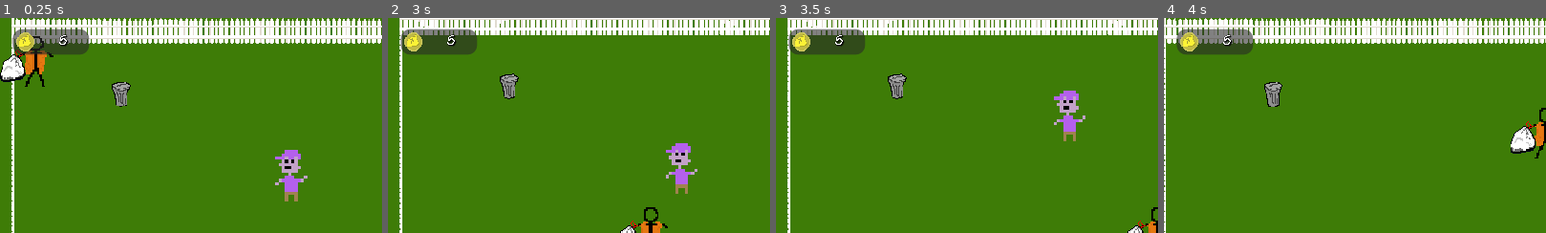
Above: before the commit, frames 1-4 (left to right).
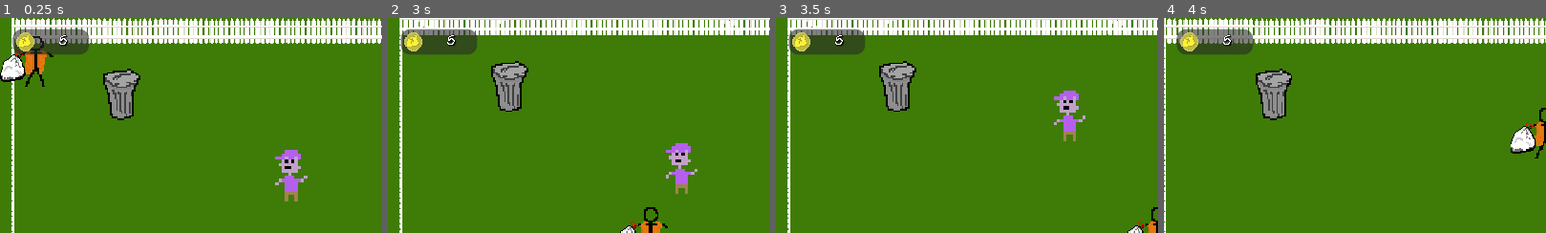
Above: after the commit, the same moments.

Repository: RagingTurtle/TrashMan
Game: Godot game, scene res://Areas/grassy_area.tscn
Two runs of this game, one before a commit and one after it. Both use one fixed random seed, a clock stepped at 60 frames per second and the inputs below. This scene is started directly instead of the project's main scene.
Inputs (mouse positions are % of the whole screen's width and height, from its top left):
- Up to frame 1 (0.25 s): no input
- Up to frame 2 (3 s): click (4, 94) at 0.5 s; move the mouse to (72, 45) at 1.27 s; hold D (move_right) 1.28-2.03 s; move the mouse to (30, 55) at 2.02 s; hold S (move_down) 2.03-2.78 s; move the mouse to (60, 28) at 2.77 s; hold D (move_right) from 2.78 s (still down)
- Up to frame 3 (3.5 s): keep holding D (move_right)
- Up to frame 4 (4 s): move the mouse to (45, 70) at 3.52 s; release D (move_right) at 3.53 s; hold W (move_up) from 3.53 s (still down)
The pictures show only the part of the screen within x 0-50%, y 0-50%; the shares and areas given below are measured in that part.

The runs differ from the first frame. In frame 1, 1.5% of the frame differs, in the area x 27-37%, y 23-48%; in frame 2, 1.5%; in frame 3, 1.5%; in frame 4, 1.5%.
Error after the commit: Parse Error: Local variable "trash_piece" cannot be used as a type. (res://scripts/managers/trash_manager.gd:41)

Commit message:
trashcan

Diff:
--- a/Items/coin.tscn
+++ b/scenes/items/coin.tscn
@@ -1,7 +1,7 @@
 [gd_scene load_steps=3 format=3 uid="uid://dd0tvlitnrm2k"]
 
 [ext_resource type="Texture2D" uid="uid://ibhpwc18v4yo" path="res://Sprites/trashCoin-sheet.png" id="1_2jq0o"]
-[ext_resource type="Script" path="res://Items/coin.gd" id="2_ke37c"]
+[ext_resource type="Script" path="res://scripts/items/coin.gd" id="2_ke37c"]
 
 [node name="Coin" type="Sprite2D"]
 texture = ExtResource("1_2jq0o")
--- a/scenes/items/trashcan.tscn
+++ b/scenes/items/trashcan.tscn
@@ -4,6 +4,7 @@
 [ext_resource type="Texture2D" uid="uid://cg6v6efjxjpty" path="res://Sprites/trashcan.png" id="1_fdhsv"]
 
 [node name="Trashcan" type="Area2D"]
+scale = Vector2(2, 2)
 collision_layer = 16
 script = ExtResource("1_8s34e")
 
--- a/scripts/game.gd
+++ b/scripts/game.gd
@@ -6,13 +6,18 @@
 @onready var fence_tile_map: TileMap = $TileMaps/FenceTileMap
 @onready var trash_manager: Node2D = $"Trash Manager"
 
+var trashcan_scene: PackedScene = preload("res://scenes/items/trashcan.tscn")
 var enemy_scene: PackedScene = preload("res://scenes/characters/enemy.tscn")
 var player_scene: PackedScene = preload("res://scenes/Characters/player.tscn")
 var bag_scene: PackedScene = preload("res://scenes/items/bag.tscn")
+var coin_scene: PackedScene = preload("res://scenes/items/coin.tscn")
+
 var player: Player = null
 var player_spawn_position: Vector2
 var enemy: Enemy = null
 var enemy_spawn_position: Vector2
+var trashcan: Trashcan = null
+var trashcan_spawn_position: Vector2
 
 func  _ready() -> void:
 	hud.visible = false
@@ -40,5 +45,21 @@
 	add_child(enemy)
 	enemy.trash_dropped.connect(_on_enemy_trash_drop)
 
+	trashcan = trashcan_scene.instantiate()
+	trashcan_spawn_position.x = viewport_size.x / 2
+	var trashcan_spawn_position_y_offset:float = 0
+	trashcan_spawn_position.y = viewport_size.y / 2  - trashcan_spawn_position_y_offset
+	trashcan.global_position = trashcan_spawn_position
+	add_child(trashcan)
+	trashcan.dispose_trash.connect(_on_trashcan_dispose_trash)
+
 func _on_enemy_trash_drop(trash_position:Vector2):
 	trash_manager.spawn_trash(trash_position)
+
+func _on_trashcan_dispose_trash():
+	var success = trash_manager.dispose_trash()
+	if success:
+		trashcan.wait_timer_animation(trashcan.wait_timer.wait_time)
+		var coin_animation:  = coin_scene.instantiate()
+		trashcan.add_child(coin_animation)
+		#coin_manager.coin_amount += 1
--- a/scripts/items/trashcan.gd
+++ b/scripts/items/trashcan.gd
@@ -1,26 +1,26 @@
 extends Area2D
+class_name Trashcan
 
 signal dispose_trash()
-var is_player_in_area: bool = false
+
 @onready var wait_timer: Timer = $WaitTimer
-@onready var in_bag: Node = $"../Used Trash/In Bag"
 @onready var wait_timer_sprite: TextureProgressBar = $Sprite2D/WaitTimerProgressBar
 
+var is_player_in_area: bool = false
+
 func _process(_delta: float) -> void:
-	if is_player_in_area and wait_timer.is_stopped() and in_bag.get_child_count() > 0:
-		emit_signal("dispose_trash")
-		wait_timer_animation(wait_timer.wait_time)
-		print(wait_timer.wait_time)
-		wait_timer.start()
+	if is_player_in_area and wait_timer.is_stopped():
+		dispose_trash.emit()
 
 func _on_body_entered(body: Node2D) -> void:
-	if (body.name) == "Player" and in_bag != null:
+	if body is Player:
 		is_player_in_area = true
 
 func _on_body_exited(body: Node2D) -> void:
-	if (body.name) == "Player":
+	if body is Player:
 		is_player_in_area = false
 
 func  wait_timer_animation(tween_duration:float) -> void:
+	wait_timer.start()
 	var tween: Tween = create_tween()
 	tween.tween_property(wait_timer_sprite, "value", wait_timer_sprite.min_value, tween_duration).from(wait_timer_sprite.max_value)
--- a/scripts/managers/trash_manager.gd
+++ b/scripts/managers/trash_manager.gd
@@ -10,7 +10,6 @@
 @onready var in_bag: Node = $"Used Trash/In Bag"
 
 @onready var trash_scene: PackedScene = preload("res://scenes/items/trash_piece.tscn")
-@onready var coin = preload("res://Items/coin.tscn")
 
 var bag: TextureProgressBar = null
 var bag_scale: Vector2
@@ -37,14 +36,13 @@
 	else:
 		bag_full_animation()
 
-#func _on_dispose_trash() -> void:
-#	if in_bag.get_child_count() > 0:
-#		var trash_piece: Area2D = in_bag.get_child(0)
-#		var coin_animation = coin.instantiate()
-#		#coin_animation.get_node("Coin").global_position = trashcan.global_position
-#		trashcan.add_child(coin_animation)
-#		trash_piece.call_deferred("reparent", available_trash)
-#		coin_manager.coin_amount += 1
+func dispose_trash() -> bool:
+	if in_bag.get_child_count() > 0:
+		var trash_piece: trash_piece = in_bag.get_child(0)
+		trash_piece.call_deferred("reparent", trash_pool)
+		return true
+	else:
+		return false
 
 func spawn_trash(location: Vector2) -> void:
 	if trash_pool.get_child_count() > 0:
Renamed: Items/coin.gd -> scripts/items/coin.gd
